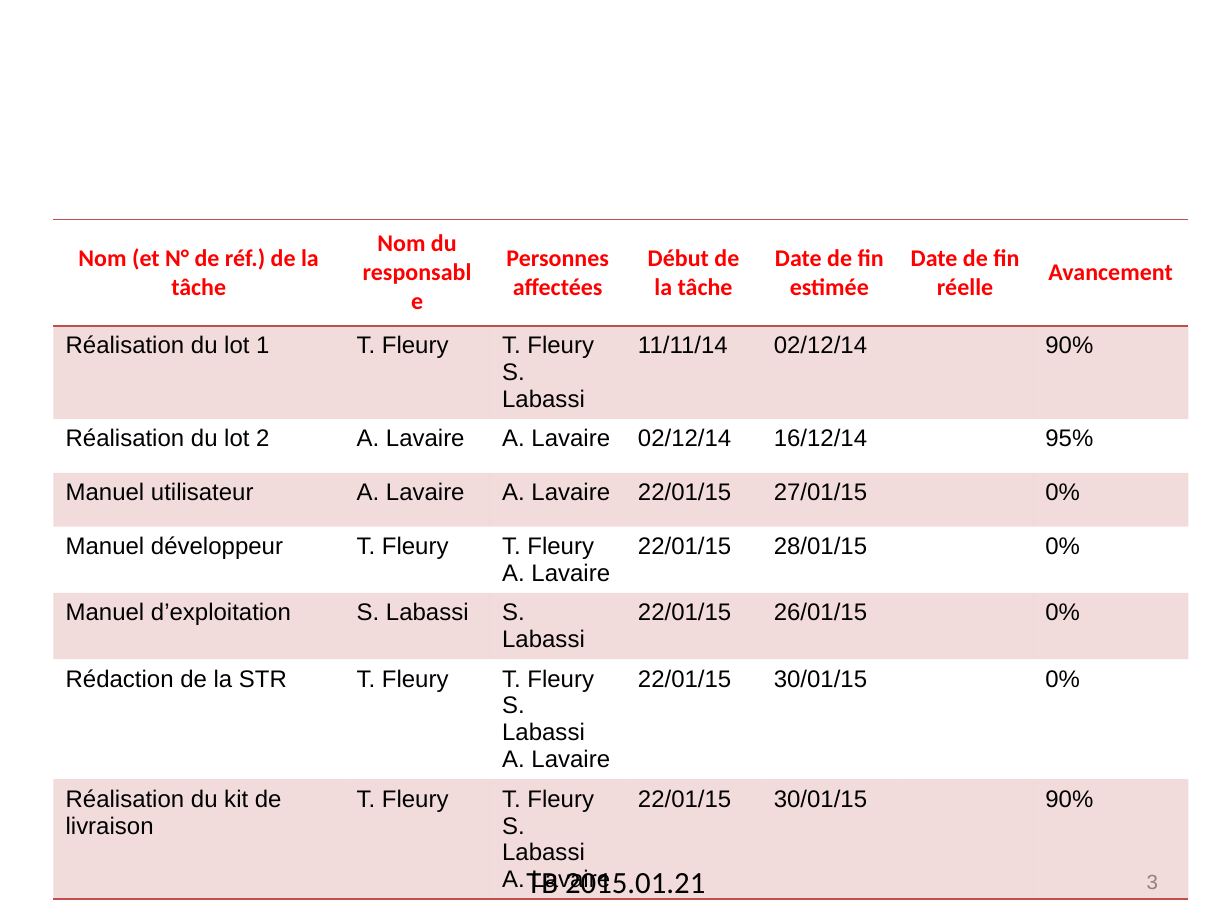
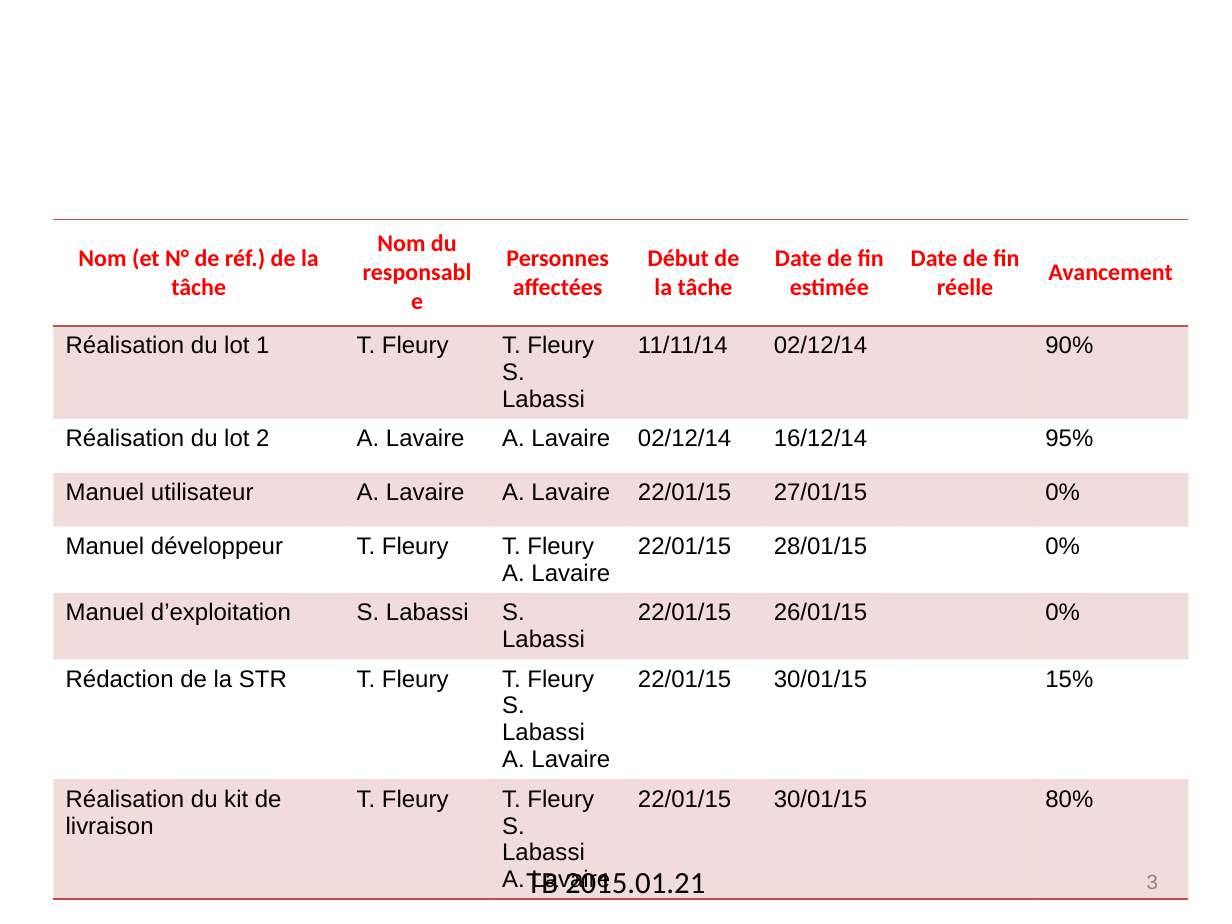
Before and after one commit to elecharny/pi-injector, a slide deck: slide 3 of Documents/TB 2015.01.21.pptx. Drawn at 1232x924 pixels with LibreOffice and Linux fonts; fonts in the diff are those of the drawing; background and template pictures are left out. Boxes give left, top, right and bottom in pixels: in the first picture for what was removed or moved away, otherwise in the second. Text is boxed around its words. In the diff, an @@ line names an element or a change of style, - is before the commit and + after.

```diff
--- a/Documents/TB 2015.01.21.pptx
+++ b/Documents/TB 2015.01.21.pptx
@@ table at (53, 219, 1186, 897) @@
-row 7, column 7: 0%
+row 7, column 7: 15%
-row 8, column 7: 90%
+row 8, column 7: 80%
```
Also in this commit, not shown: 2 other slides changed, 4 other files.
